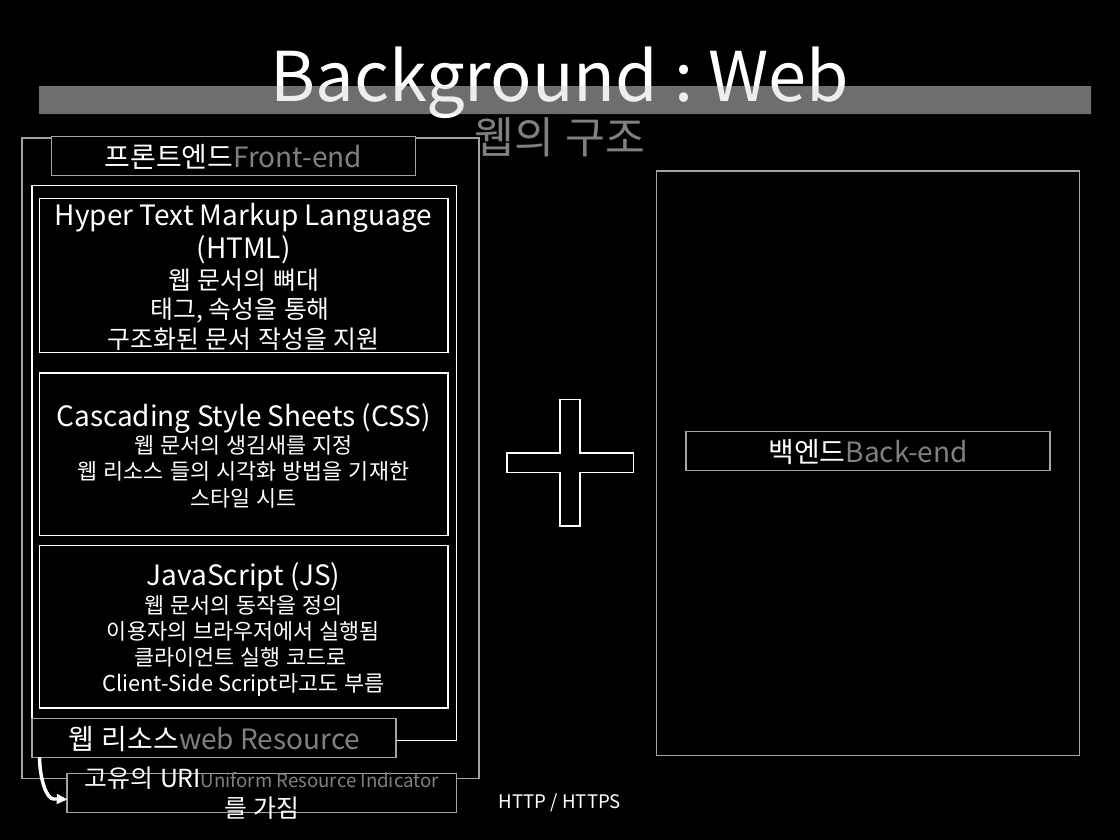
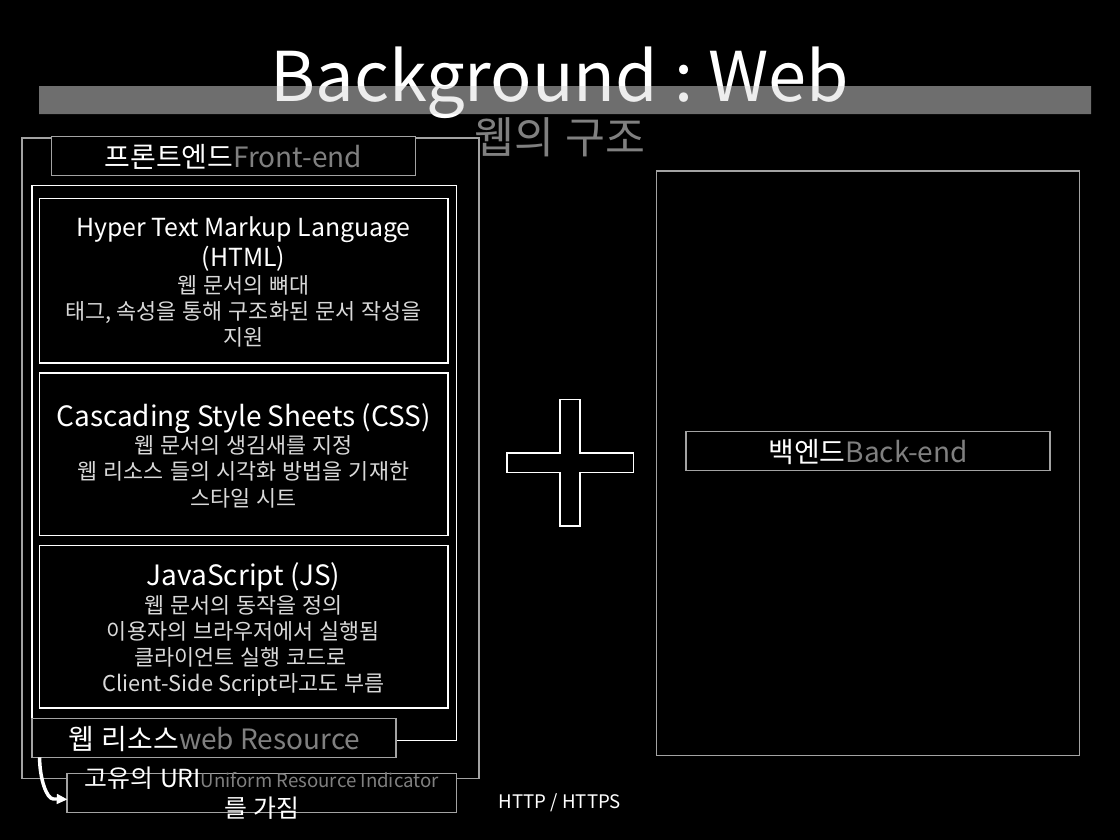
Before and after one commit to yusooo/Hacking, a slide deck: slide 8 of 웹해킹 정리.pptx. Drawn at 1120x840 pixels with LibreOffice and Linux fonts; fonts in the diff are those of the drawing. Boxes give left, top, right and bottom in pixels: in the first picture for what was removed or moved away, otherwise in the second. Text is boxed around its words. In the diff, an @@ line names an element or a change of style, - is before the commit and + after.

```diff
--- a/웹해킹 정리.pptx
+++ b/웹해킹 정리.pptx
@@ rectangle "Hyper Text Markup Language (HTML)" resized from (x1=39, y1=198, x2=447, y2=352) to (x1=39, y1=198, x2=447, y2=363) @@
@@ text in rectangle at (x1=76, y1=216, x2=411, y2=295): size 18 to 16 pt in "Hyper Text Markup Language (HTML)"; size 16 to 14 pt, text colour #FFFFFF to #D9D9D9 in "웹 문서의 뼈대" @@
@@ text in rectangle at (x1=65, y1=301, x2=422, y2=347): text changed; size 16 to 14 pt; text colour #FFFFFF to #D9D9D9 @@
-태그, 속성을 통해
-구조화된 문서 작성을 지원
+태그, 속성을 통해 구조화된 문서 작성을 지원
@@ text in rectangle at (x1=78, y1=432, x2=409, y2=508): text colour #FFFFFF to #D9D9D9 in "웹 문서의 생김새를 지정", "웹 리소스 들의 시각화 방법을 기재한 스타일 ..." @@
@@ text in rectangle at (x1=102, y1=591, x2=385, y2=696): text colour #FFFFFF to #D9D9D9 in "웹 문서의 동작을 정의", "이용자의 브라우저에서 실행됨", "클라이언트 실행 코드로", "Client-Side Script라고도 부름" @@
```
Also in this commit, not shown: 8 other slides changed.
